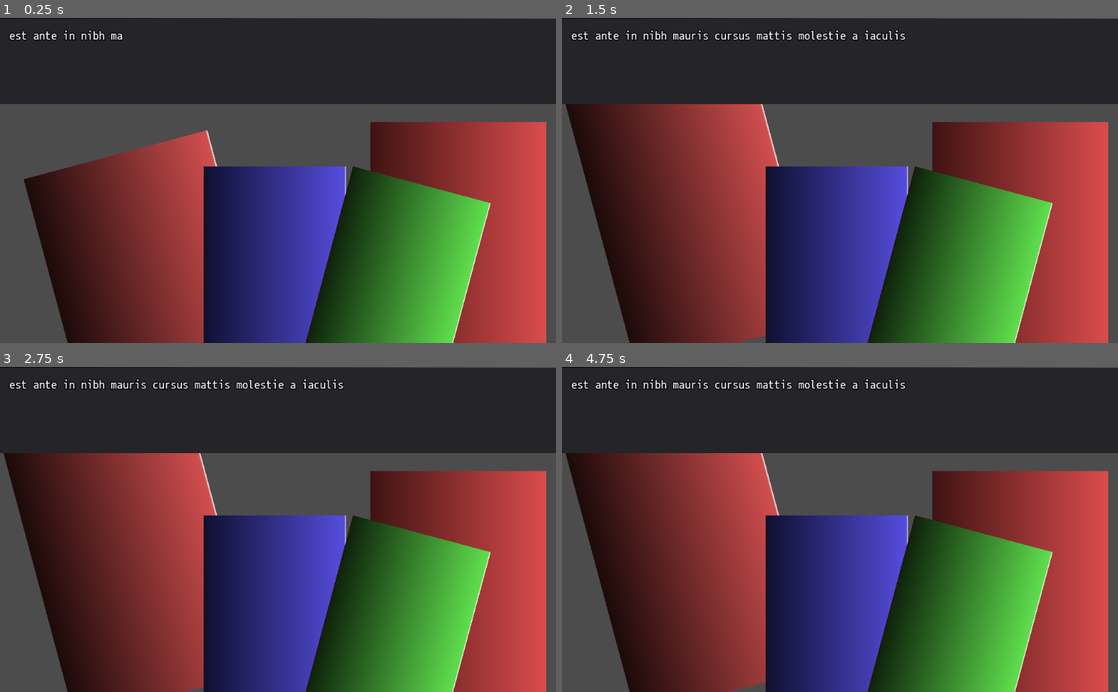
Above: before the commit, frames 1-4 (two rows, left to right).
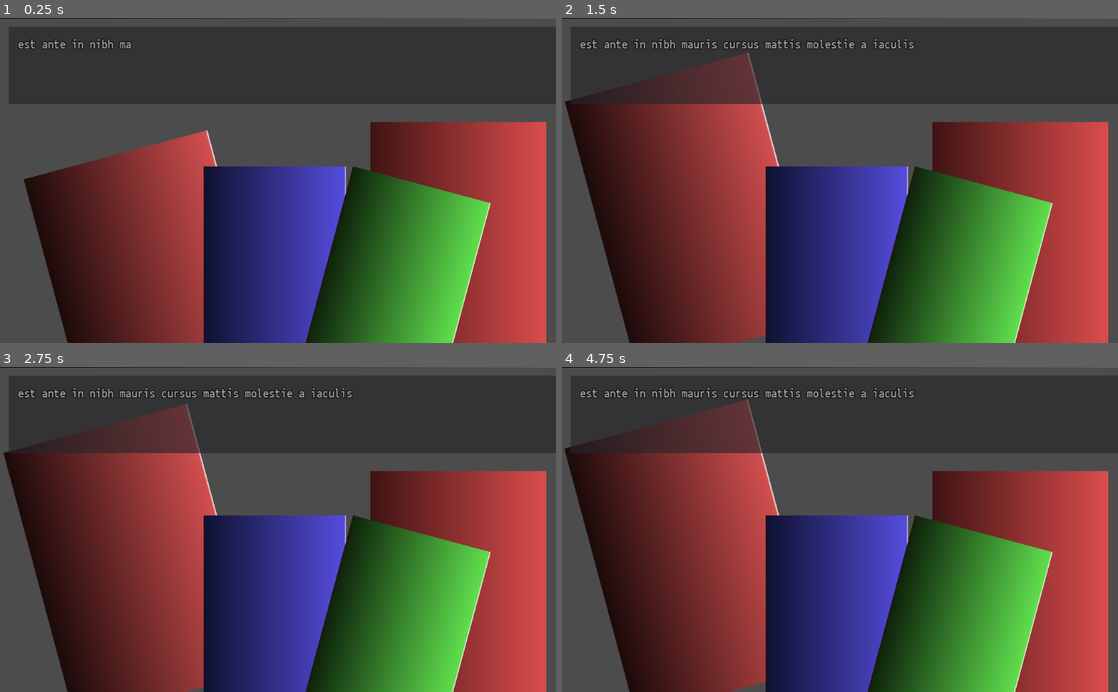
Above: after the commit, the same moments.

Repository: TomeSprout/slice-of-dice
Game: Godot game, scene res://src/stages/Level1.tscn
The game is run twice, just before and just after one commit, with the same random seed, the same clock (stepped at 60 frames per second) and the same inputs.
Inputs (mouse positions are in pixels of both pictures, inside the frame that each line leads up to):
- Up to frame 1 (0.25 s): no input
- Up to frame 2 (1.5 s): move the mouse to (1017, 245) at 0.52 s; hold Up (ui_up) 0.53-1.28 s; move the mouse to (695, 213) at 1.27 s; hold Down (ui_down) from 1.28 s (still down)
- Up to frame 3 (2.75 s): tap Enter at 2 s; move the mouse to (333, 458) at 2.02 s; release Down (ui_down) at 2.03 s; hold Up (ui_up) from 2.03 s (still down)
- Up to frame 4 (4.75 s): move the mouse to (812, 594) at 2.77 s; move the mouse to (1006, 578) at 3.52 s; release Up (ui_up) at 3.53 s; hold Down (ui_down) from 3.53 s (still down); move the mouse to (673, 480) at 4.27 s

The runs differ from the first frame. In frame 1, 3.5% of the frame differs, in the area x 0-100%, y 0-27%; in frame 2, 6.8%; in frame 3, 6.7%; in frame 4, 7.0%.

Commit message:
Make panel transparent, adjust viewport position

Diff:
--- a/src/text_box/textbox_display.tscn
+++ b/src/text_box/textbox_display.tscn
@@ -3,20 +3,23 @@
 [ext_resource path="res://src/font/Font_SudoVariable.tres" type="DynamicFont" id=1]
 [ext_resource path="res://src/text_box/Text_Label.gd" type="Script" id=2]
 
-[node name="Node2D" type="Node2D"]
+[node name="TextBox" type="Node2D"]
 
 [node name="Panel" type="Panel" parent="."]
-margin_right = 647.0
-margin_bottom = 85.0
+modulate = Color( 1, 1, 1, 0.635294 )
+margin_left = 16.0
+margin_top = 16.0
+margin_right = 1008.0
+margin_bottom = 177.0
 
 [node name="Label" type="Label" parent="Panel"]
-margin_left = 6.0
-margin_top = 6.0
-margin_right = 641.0
-margin_bottom = 79.0
+margin_left = 16.0
+margin_top = 16.0
+margin_right = 976.0
+margin_bottom = 144.0
 custom_fonts/font = ExtResource( 1 )
 text = "Lorem ipsum dolor sit amet, consectetur adipiscing elit, sed do eiusmod tempor incididunt ut labore et dolore magna aliqua. Donec et odio pellentesque diam volutpat."
 autowrap = true
 script = ExtResource( 2 )
 
-[node name="AudioStreamPlayer2D" type="AudioStreamPlayer2D" parent="."]
+[node name="AudioStream" type="AudioStreamPlayer2D" parent="."]
